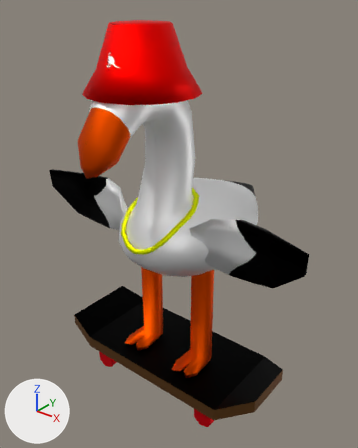
An edit to the FBX model Assets/Characters/SlinkyBlitz/Skateboard/Blitz_Skateboard.fbx, drawn before and after from the same camera.
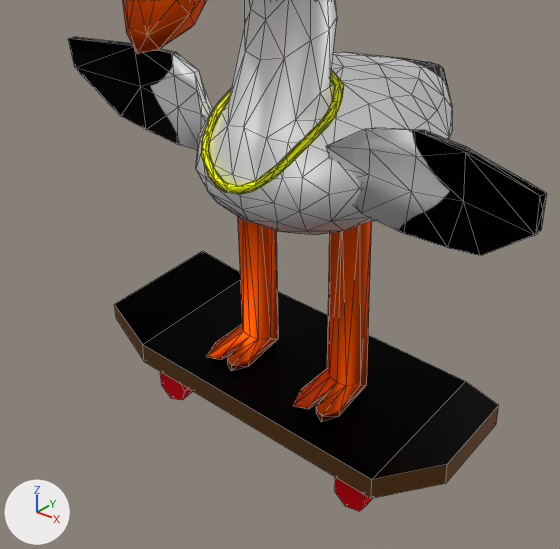
Each version is shown whole from a 50 mm lens placed at (0.0408, -0.0498, 0.0591), pointed at (-0.0005, 0.0019, 0.0271), then close up on the part from 3% to 88% of the width and 33% to 100% of the height. Arrows for +X, +Y and +Z are at lower left; the lights stay in place. The older version's two pictures come first. The close-ups show mesh edges as thin lines. Where no turn or scale is listed for an object, it has been applied to the vertices.

Names of what the first close-up shows: 'BlitzMesh'.
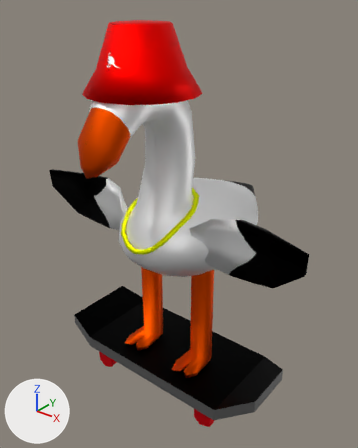
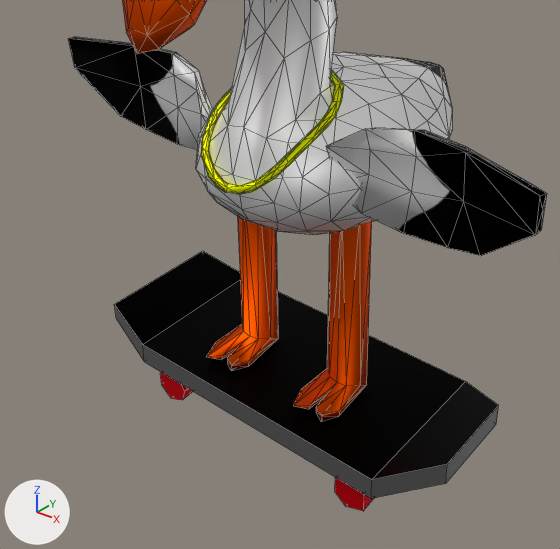
The change in detail:
Picture 'Blitz_Skateboard_T.png' (img_blitz_skateboard_t_png) is new.
Material 'Default.001' (mat_default_001) changes its picture from img_stiltz_base_t_jpg to img_blitz_skateboard_t_png.
me_pinky_002 is used by ob_blitzmesh; location (0.0, 0.0, 0.0).
me_pinky_002 had 702 vertices, 1218 faces and spanned x -0.0223..0.0222, y -0.0155..0.0204, z 0.0..0.0551.
me_pinky_002 now has 724 vertices, 1228 faces and spans x -0.0223..0.0222, y -0.0155..0.0204, z 0.0..0.0551.
Part 1, on me_pinky_002:
24 vertices are removed from x -0.0151..0.0062, y -0.0075..0.0201, z 0.0201..0.0384.
101 faces are deleted.
12 vertices are added at x -0.013..0.006, y -0.0072..0.0201, z 0.0203..0.0375.
77 new faces join them.
Part 2, on me_pinky_002:
4 vertices are removed from x 0.0106..0.0117, y -0.006..-0.0034, z 0.0004..0.0032.
9 faces are deleted.
13 vertices are added at x 0.0094..0.0116, y -0.006..0.0041, z 0.0007..0.003.
21 new faces join them.
me_pinky_002 part 3: 1108 kept faces spanning x -0.0223..0.0222, y -0.0155..0.0204, z 0.0..0.0551 get new texture (UV) coordinates.
Other edits to the shape of me_pinky_002 do not show in these pictures.

Pixel boxes [x1, y1, x2, y2] of what changed, in the close-ups (560 x 549 px; the box of a moved part takes in the faces that stretch with it):
'BlitzMesh', surface changed, reshaped: [69, 0, 547, 511] in both
part 1 of me_pinky_002, moved or reshaped: [202, 0, 452, 179] in both
part 2 of me_pinky_002, reshaped: before [335, 477, 372, 511]; after [335, 477, 374, 511]
part 3 of me_pinky_002, surface changed: [114, 60, 499, 499] in both
